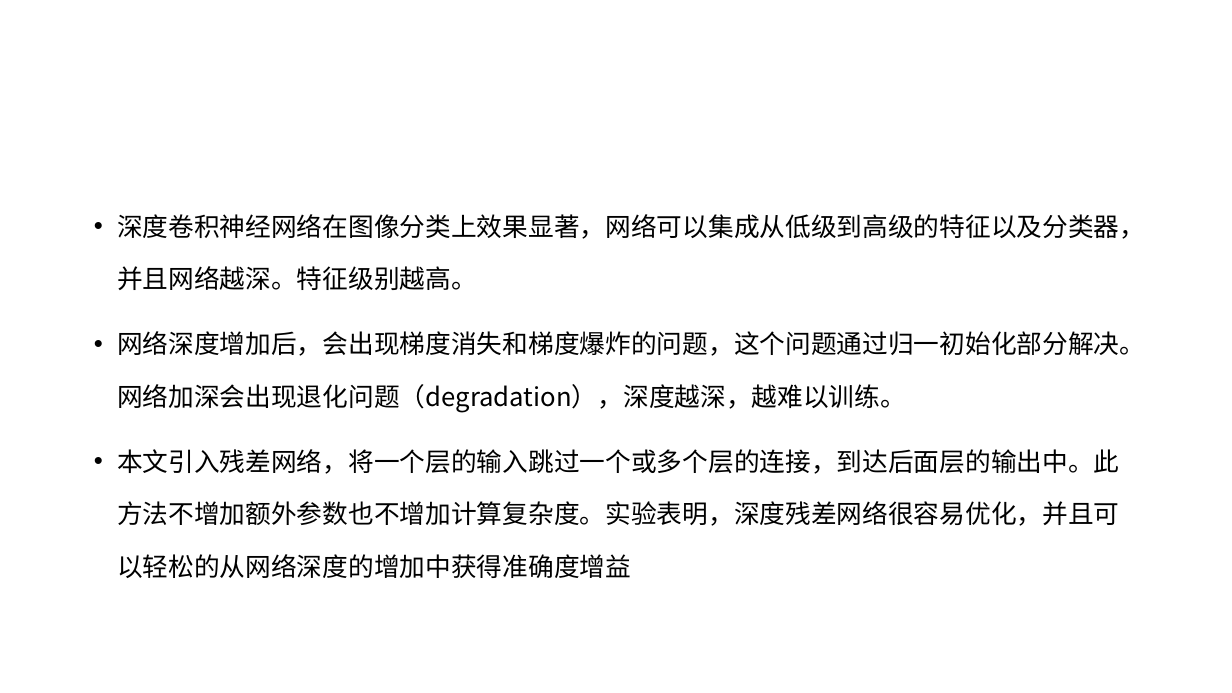
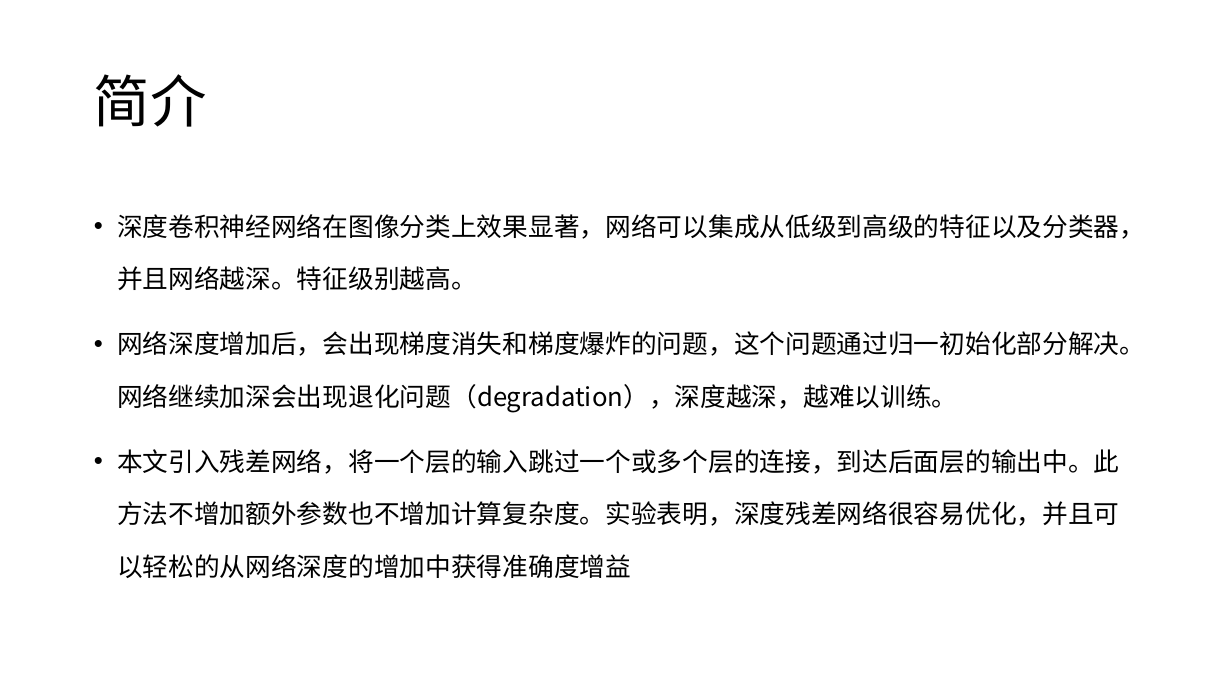
Before and after one commit to XianzhengWU/deeplearning_papernotes, a slide deck: slide 30 of 四篇论文笔记汇总.pptx (slide 31 before the commit). Drawn at 1232x693 pixels with LibreOffice and Linux fonts; fonts in the diff are those of the drawing. Boxes give left, top, right and bottom in pixels: in the first picture for what was removed or moved away, otherwise in the second. Text is boxed around its words. In the diff, an @@ line names an element or a change of style, - is before the commit and + after.

```diff
--- a/四篇论文笔记汇总.pptx
+++ b/四篇论文笔记汇总.pptx
@@ title added at bbox=[94, 74, 207, 127], 44 pt, text #000000 @@
+简介
@@ text at bbox=[117, 331, 1145, 412]: text changed @@
-• 网络深度增加后，会出现梯度消失和梯度爆炸的问题，这个问题通过归一初始化部分解决。网络加深会出现退化问题（degradation），深度越深，越难以训练。
+• 网络深度增加后，会出现梯度消失和梯度爆炸的问题，这个问题通过归一初始化部分解决。网络继续加深会出现退化问题（degradation），深度越深，越难以训练。
```
Also in this commit, not shown: 1 other slide changed, 14 slides added, 6 slides removed, 1 other file.
